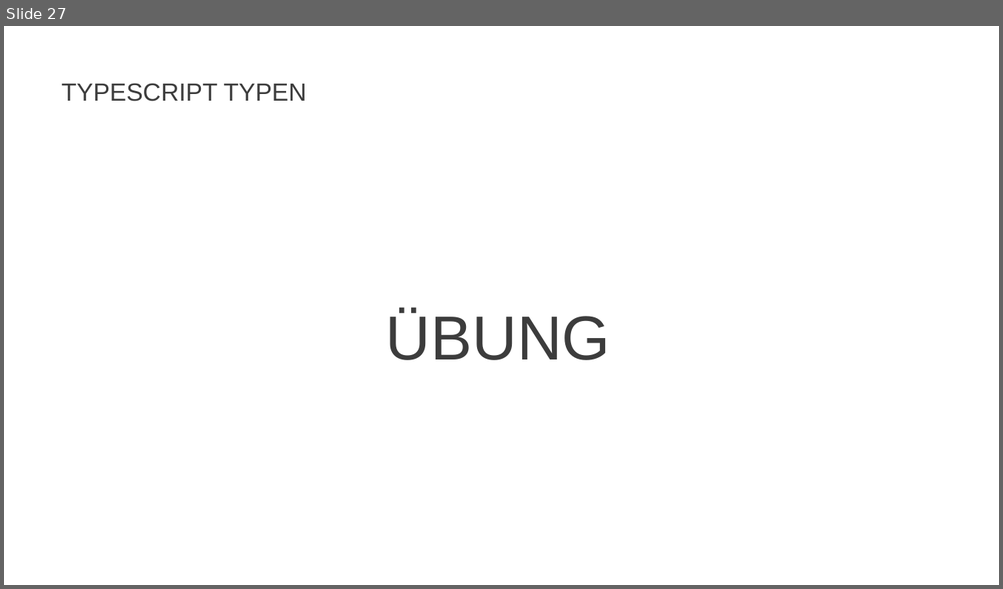
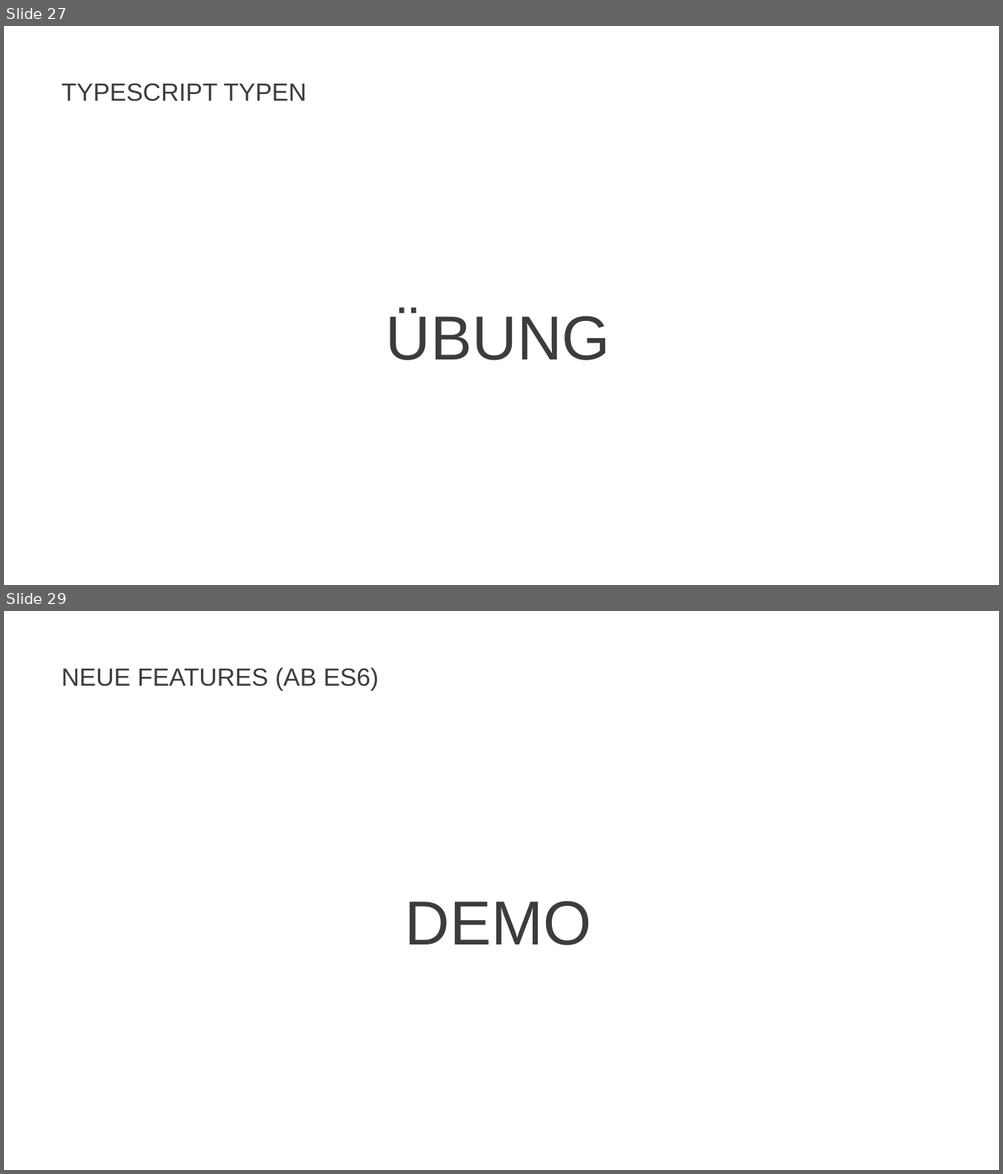
Before and after one commit to JohannesFeige/typescriptTrainingGrundlagen, a slide deck: TypeScriptBasics.pptx. Shown one above the other, each under a label of ours: slide 27 before the commit, slides 27 and 29 after it; the slides between them are not shown. The pictures are 1003x589 and 1003x1174 pixels, drawn with LibreOffice and Linux fonts; fonts in the diff are those of the drawing; background and template pictures are left out. Boxes give left, top, right and bottom in pixels: in the first picture for what was removed or moved away, otherwise in the second. Text is boxed around its words. In the diff, an @@ line names an element or a change of style, - is before the commit and + after.

Commit message:
ES6 Features

```diff
--- a/TypeScriptBasics.pptx
+++ b/TypeScriptBasics.pptx
@@ slide 29 added at (x1=4, y1=611, x2=999, y2=1170), background #FFFFFF @@
@@ title added at (x1=62, y1=667, x2=379, y2=691), 24 pt, text #3C3C3C @@
+NEUE FEATURES (AB ES6)
@@ text added at (x1=404, y1=901, x2=591, y2=945), 60 pt, text #3C3C3C @@
+DEMO
```
Also in this commit, not shown: 1 slide changed, 8 other files.
